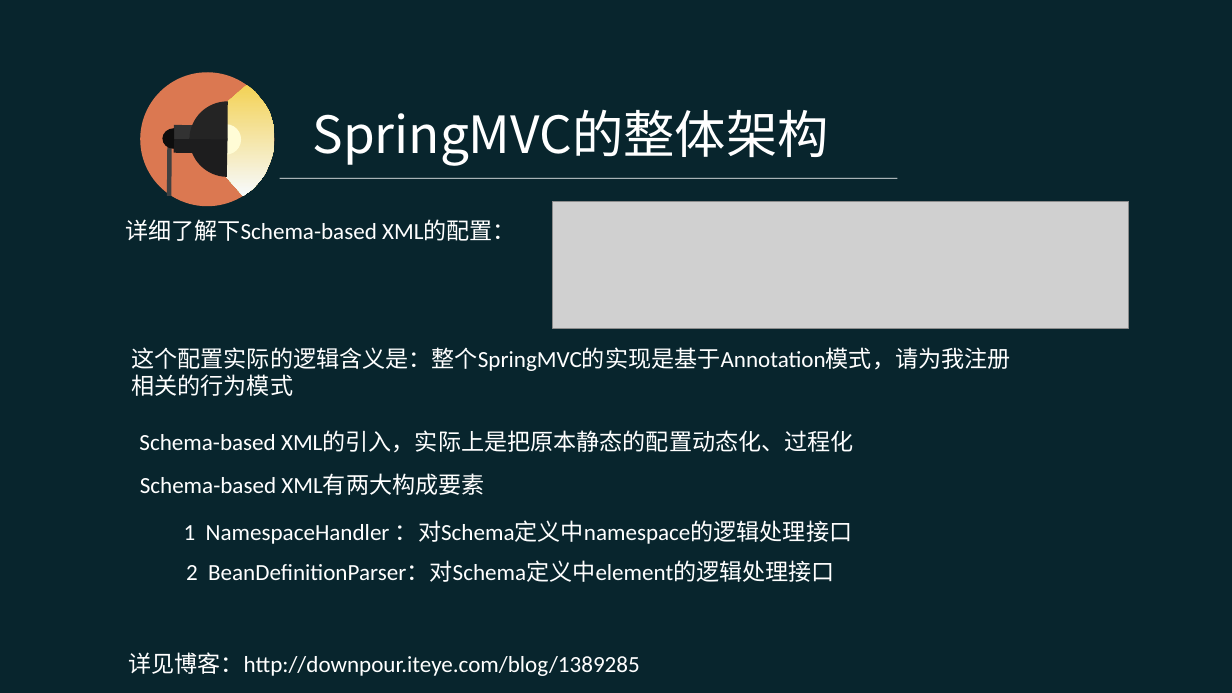
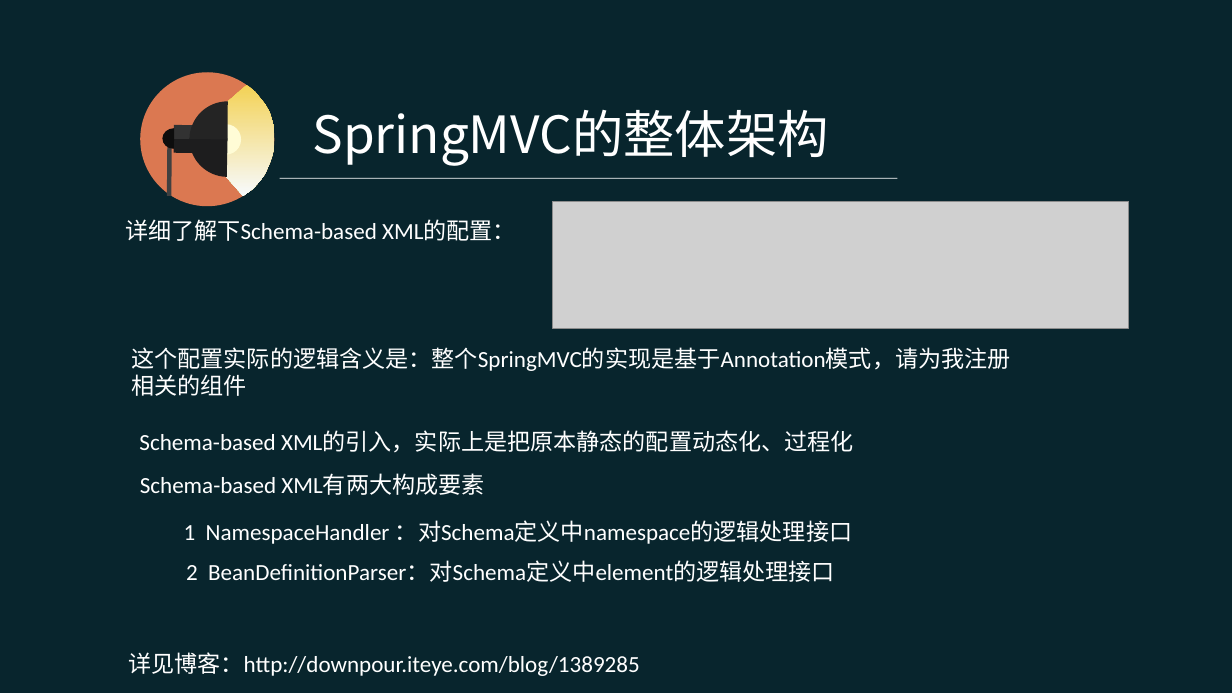
Before and after one commit to pingpangkuangmo/blog, a slide deck: slide 30 of 2015-4/SpringMVC的设计分享.ppt. Drawn at 1232x693 pixels with LibreOffice and Linux fonts; fonts in the diff are those of the drawing; grey boxes stand for pictures. Boxes give left, top, right and bottom in pixels: in the first picture for what was removed or moved away, otherwise in the second. Text is boxed around its words. In the diff, an @@ line names an element or a change of style, - is before the commit and + after.

```diff
--- a/2015-4/SpringMVC的设计分享.ppt
+++ b/2015-4/SpringMVC的设计分享.ppt
@@ text at bbox=[131, 347, 1010, 396]: text changed @@
-这个配置实际的逻辑含义是：整个SpringMVC的实现是基于Annotation模式，请为我注册相关的行为模式
+这个配置实际的逻辑含义是：整个SpringMVC的实现是基于Annotation模式，请为我注册相关的组件
```
Also in this commit, not shown: 1 other slide changed, 3 slides added.
